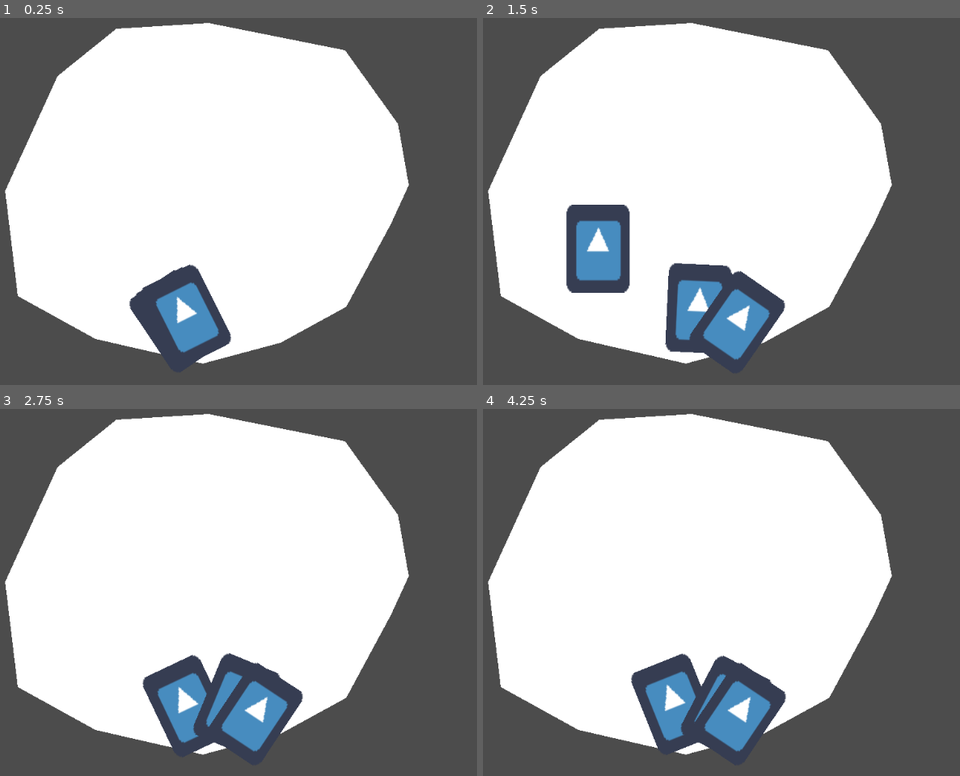
Above: before the commit, frames 1-4 (two rows, left to right).
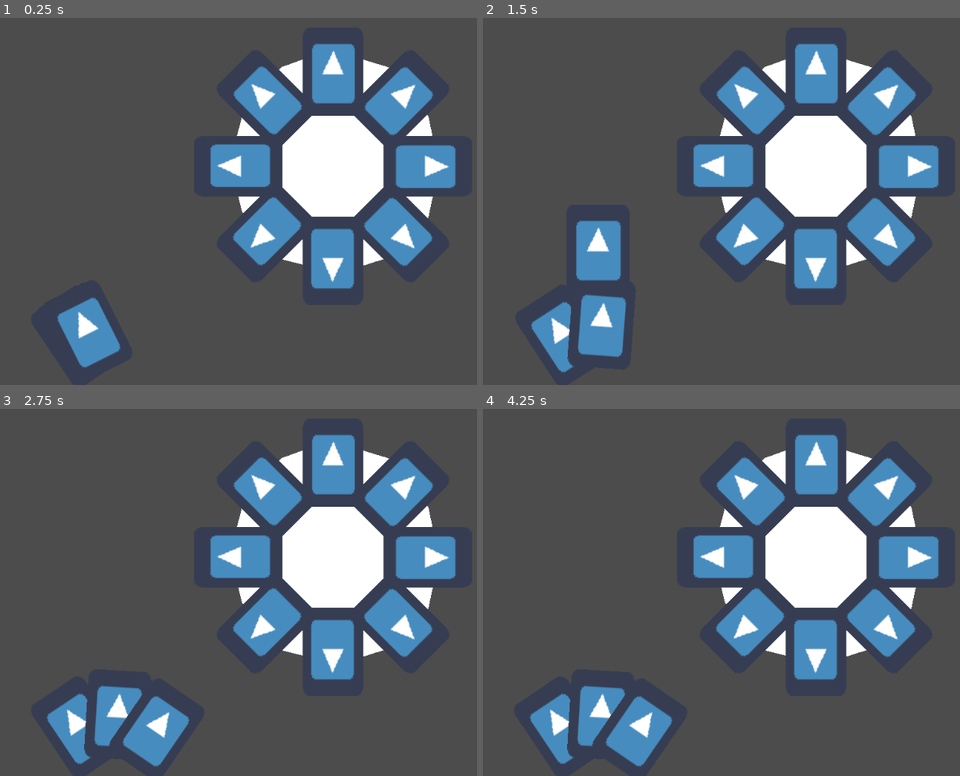
Above: after the commit, the same moments.

Repository: AbeVos/ggj-2022
Game: Godot game, scene res://Board.tscn
Two runs of this game, one before a commit and one after it. Both use one fixed random seed, a clock stepped at 60 frames per second and the inputs below. The engine's default icon, where the game draws it, is replaced by a stand-in: a white triangle on a blue panel in a dark square.
Inputs (mouse positions are in pixels of both pictures, inside the frame that each line leads up to):
- Up to frame 1 (0.25 s): no input
- Up to frame 2 (1.5 s): move the mouse to (840, 175) at 0.52 s; click (840, 175) at 0.67 s; tap Enter at 1.25 s; drag from (659, 322) to (664, 271) at 1.27 s
- Up to frame 3 (2.75 s): move the mouse to (205, 698) at 2.02 s; click (205, 698) at 2.17 s
- Up to frame 4 (4.25 s): drag from (721, 702) to (502, 530) at 2.77 s; drag from (740, 713) to (731, 585) at 3.52 s

The runs differ from the first frame. In frame 1, 57% of the frame differs, in the area x 1-96%, y 1-96%; in frame 2, 54%; in frame 3, 57%; in frame 4, 57%.

Commit message:
Create card slots on wheel

Diff:
--- a/Board.tscn
+++ b/Board.tscn
@@ -28,10 +28,13 @@
 }
 
 [node name="Board" type="Node2D" parent="Control"]
+position = Vector2( 208, -27 )
 script = ExtResource( 1 )
 
 [node name="Wheel" type="Polygon2D" parent="Control/Board"]
-polygon = PoolVector2Array( 2, 286, 125, 253, 229, 196, 300, 64, 328, 3, 311, -94, 227, -211, 11, -254, -135, -245, -228, -170, -311, 12, -291, 179, -168, 247 )
+polygon = PoolVector2Array( 9, 170, 88, 145, 151, 81, 168, 2, 151, -79, 94, -155, -4, -185, -82, -157, -140, -94, -163, -6, -144, 72, -84, 147 )
+
+[node name="Slots" type="Node2D" parent="Control/Board"]
 
 [node name="PlayerHand" type="Control" parent="."]
 anchor_left = 0.5
@@ -45,7 +48,7 @@
 discard_pile = NodePath("../DiscardPile")
 
 [node name="Cards" type="Path2D" parent="PlayerHand"]
-position = Vector2( 3, -114 )
+position = Vector2( -153, -90 )
 curve = SubResource( 1 )
 
 [node name="DiscardPile" type="Control" parent="."]
--- a/board.gd
+++ b/board.gd
@@ -4,8 +4,11 @@
 signal new_angle(angle)
 signal rotation_complete
 
-export(int) var sectors = 6  # Number of card slots on each side.
-export(float, 0, 5) var rotation_duration = 1.0
+var slot_scene = preload("res://card-slots/CardSlot.tscn")
+
+export(int) var sectors = 4  # Number of card slots on each side.
+export(float) var radius = 150.0
+export(float, 0, 5) var rotation_duration = 2.0
 
 var tween
 var angle = 0
@@ -14,6 +17,18 @@
 func _ready():
     tween = Tween.new()
     add_child(tween)
+
+    for sector in range(2 * sectors):
+        var slot = slot_scene.instance()
+
+        $Slots.add_child(slot)
+        slot.connect("slot_occupied", self, "_on_CardSlot_slot_occupied")
+
+        var angle_offset = 360.0 / (2 * sectors) * sector
+        slot.position = radius * Vector2(
+            cos(deg2rad(angle_offset)),
+            sin(deg2rad(angle_offset)))
+        slot.rotation_degrees = angle_offset + 90
 
 
 func rotate_board(turns: int):
@@ -29,7 +44,7 @@
 
 
 func single_rotation(clockwise: bool):
-    var angle_degrees = 360 / (2.0 * sectors)
+    var angle_degrees = 360.0 / (2 * sectors)
 
     if not clockwise:
         angle_degrees = -angle_degrees
@@ -48,3 +63,7 @@
         yield(self, "rotation_complete")
 
         emit_signal("action_ended", turn, {})
+
+
+func _on_CardSlot_slot_occupied(slot, card):
+    emit_signal("action_ended", "place", {"slot": slot, "card": card})
--- /dev/null
+++ b/card-slots/CardSlot.tscn
@@ -0,0 +1,21 @@
+[gd_scene load_steps=4 format=2]
+
+[ext_resource path="res://card-slots/card-slot.gd" type="Script" id=1]
+[ext_resource path="res://handcards/card-collider.tres" type="Shape2D" id=2]
+[ext_resource path="res://icon.png" type="Texture" id=3]
+
+[node name="CardSlot" type="Node2D"]
+script = ExtResource( 1 )
+
+[node name="Area" type="Area2D" parent="."]
+input_pickable = false
+monitoring = false
+
+[node name="Collision" type="CollisionShape2D" parent="Area"]
+shape = ExtResource( 2 )
+
+[node name="Sprite" type="Sprite" parent="."]
+scale = Vector2( 1.5, 2.1875 )
+texture = ExtResource( 3 )
+
+[node name="Slot" type="Node2D" parent="."]
--- /dev/null
+++ b/card-slots/card-slot.gd
@@ -0,0 +1,57 @@
+extends Node2D
+class_name CardSlot
+
+signal slot_occupied(this, card)
+signal slot_freed(this, card)
+
+var tween
+var is_occupied := false
+
+
+func _ready():
+    tween = Tween.new()
+    add_child(tween)
+
+
+func occupy_slot(card):
+    if is_occupied:
+        push_error(name + " is already occupied!")
+
+    var position = card.global_position
+    var rotation = card.global_rotation_degrees
+
+    is_occupied = true
+    var card_parent = card.get_parent()
+    card_parent.remove_child(card)
+    $Slot.add_child(card)
+
+    card.global_position = position
+    card.global_rotation_degrees = rotation
+
+    tween.interpolate_property(
+        card, "position",
+        card.position, Vector2.ZERO, 1.0,
+        Tween.TRANS_ELASTIC, Tween.EASE_OUT)
+    tween.interpolate_property(
+        card, "rotation_degrees",
+        card.rotation_degrees, 0.0, 1.0,
+        Tween.TRANS_ELASTIC, Tween.EASE_OUT)
+
+    tween.start()
+
+    yield(tween, "tween_all_completed")
+
+    emit_signal("slot_occupied", self, card)
+
+
+func free_slot():
+    if not is_occupied:
+        push_error(name + " is not occupied, cannot be freed!")
+
+    is_occupied = false
+    var card = $Slot.get_children()[0]
+    $Slot.remove_child(card)
+
+    emit_signal("slot_freed", self, card)
+
+    return card
--- a/handcards/HandCard.tscn
+++ b/handcards/HandCard.tscn
@@ -2,9 +2,7 @@
 
 [ext_resource path="res://handcards/hand-card.gd" type="Script" id=1]
 [ext_resource path="res://icon.png" type="Texture" id=2]
-
-[sub_resource type="RectangleShape2D" id=1]
-extents = Vector2( 50, 70 )
+[ext_resource path="res://handcards/card-collider.tres" type="Shape2D" id=3]
 
 [node name="HandCard" type="Node2D"]
 script = ExtResource( 1 )
@@ -12,10 +10,12 @@
 [node name="Area" type="Area2D" parent="."]
 
 [node name="Collision" type="CollisionShape2D" parent="Area"]
-shape = SubResource( 1 )
+shape = ExtResource( 3 )
 
 [node name="Sprite" type="Sprite" parent="."]
 scale = Vector2( 1.5625, 2.1875 )
 texture = ExtResource( 2 )
 
+[connection signal="area_entered" from="Area" to="." method="_on_Area_area_entered"]
+[connection signal="area_exited" from="Area" to="." method="_on_Area_area_exited"]
 [connection signal="input_event" from="Area" to="." method="_on_Area_input_event"]
--- /dev/null
+++ b/handcards/card-collider.tres
@@ -0,0 +1,4 @@
+[gd_resource type="RectangleShape2D" format=2]
+
+[resource]
+extents = Vector2( 50, 70 )
--- a/handcards/hand-card.gd
+++ b/handcards/hand-card.gd
@@ -1,8 +1,5 @@
 extends Node2D
 class_name HandCard
-signal card_grabbed(this)
-signal card_released
-signal card_placed
 
 export(Resource) var card_resource setget set_resource
 
@@ -32,15 +29,32 @@
         clicked = false
         dragging = false
 
-        var offset = hand.get_node("Cards").curve.get_closest_offset(
-            self.global_position)
-        self.get_parent().remove_child(self)
-        hand.add_card(self, offset)
+        # TODO: If card is over an empty slot, move it to the slot.
+        var target_slot = find_closest_slot()
 
-        # TODO: If card is over an empty slot, move it to the slot.
-        # TODO: Otherwise, return it to the hand.
+        if target_slot != null:
+            print(target_slot.name)
+            target_slot.occupy_slot($Sprite)
+
+            get_parent().remove_child(self)
+            queue_free()
+        else:
+            # Otherwise, return it to the hand.
+            var offset = hand.get_node("Cards").curve.get_closest_offset(
+                self.global_position)
+            self.get_parent().remove_child(self)
+            hand.add_card(self, offset)
     elif event is InputEventMouseMotion and dragging:
         target = event.position
+
+
+func _on_Area_area_entered(area: Area2D):
+    if area.get_parent() is CardSlot:
+        pass
+
+func _on_Area_area_exited(area: Area2D):
+    if area.get_parent() is CardSlot:
+        pass
 
 
 func _on_Area_input_event(_viewport, _event, _shape_idx):
@@ -54,14 +68,6 @@
         hand.release_card(self)
         # TODO: Release card from hand.
 
-    # TODO: Check if mouse is pressed and start dragging the card.
-
-    # TODO: While dragging, move the card to the cursor.
-
-    # TODO: If, while dragging, the mouse is released, check if the area
-    # collides with an area of the playing board. If not, return the card to
-    # the hand.
-
 
 func set_resource(value):
     card_resource = value
@@ -73,6 +79,38 @@
     $Area.visible = true
 
 
+func deactivate():
+    $Area.visible = false
+
+
+func find_closest_slot():
+    var areas = $Area.get_overlapping_areas()
+
+    if len(areas) == 0:
+        return
+
+    var smallest_dist = INF
+    var target_slot = null
+
+    for area in areas:
+        if not area.get_parent() is CardSlot:
+            continue
+
+        var slot = area.get_parent()
+
+        if slot.is_occupied:
+            continue
+
+        var distance = global_position.distance_squared_to(
+            slot.global_position)
+
+        if distance < smallest_dist:
+            smallest_dist = distance
+            target_slot = slot
+
+    return target_slot
+
+
 func on_click():
     clicked = true
     print("Clicked ", name)
--- a/handcards/hand.gd
+++ b/handcards/hand.gd
@@ -2,7 +2,6 @@
 signal action_ended(turn, result)
 signal cards_drawn
 signal card_added
-signal card_released
 
 var card_scene = preload("res://handcards/HandCard.tscn")
 
@@ -32,7 +31,7 @@
     emit_signal("cards_drawn")
 
 
-func add_card(card: HandCard, start_offset: float):
+func add_card(card, start_offset: float):
     # Add the new card.
     var follower = PathFollow2D.new()
     follower.add_child(card)
@@ -43,26 +42,29 @@
 
     # TODO: Reorder cards.
 
+    for follow in $Cards.get_children():
+        card = follow.get_node("HandCard")
+        card.activate()
+
     move_cards()
     yield(card_tween, "tween_all_completed")
 
     emit_signal("card_added")
 
 
-func release_card(card: HandCard):
+func release_card(card):
     for follower in $Cards.get_children():
         var hand_card = follower.get_node("HandCard")
 
-        if hand_card != card:
-            continue
+        if hand_card == card:
+            follower.remove_child(hand_card)
+            $Cards.remove_child(follower)
+            follower.queue_free()
 
-        follower.remove_child(hand_card)
-        $Cards.remove_child(follower)
-        follower.queue_free()
+            add_child(hand_card)
 
-        add_child(hand_card)
-
-        break
+        else:
+            hand_card.deactivate()
 
     move_cards()
 
@@ -89,12 +91,12 @@
             Tween.TRANS_QUAD, Tween.EASE_IN_OUT)
 
     card_tween.start()
+    yield(card_tween, "tween_all_completed")
 
 
 func draw_card():
     var card = card_scene.instance()
     card.hand = self
-    card.connect("card_grabbed", self, "release_card")
 
     # TODO: Assign a random resource.
 
@@ -118,4 +120,6 @@
                 var card = follower.get_node("HandCard")
                 card.activate()
         _:
-            pass
+            for follower in $Cards.get_children():
+                var card = follower.get_node("HandCard")
+                card.deactivate()
--- a/project.godot
+++ b/project.godot
@@ -10,11 +10,17 @@
 
 _global_script_classes=[ {
 "base": "Node2D",
+"class": "CardSlot",
+"language": "GDScript",
+"path": "res://card-slots/card-slot.gd"
+}, {
+"base": "Node2D",
 "class": "HandCard",
 "language": "GDScript",
 "path": "res://handcards/hand-card.gd"
 } ]
 _global_script_class_icons={
+"CardSlot": "",
 "HandCard": ""
 }
 
@@ -23,6 +29,10 @@
 config/name="Ggj- 2022"
 run/main_scene="res://Board.tscn"
 config/icon="res://icon.png"
+
+[audio]
+
+default_bus_layout=""
 
 [autoload]
 
